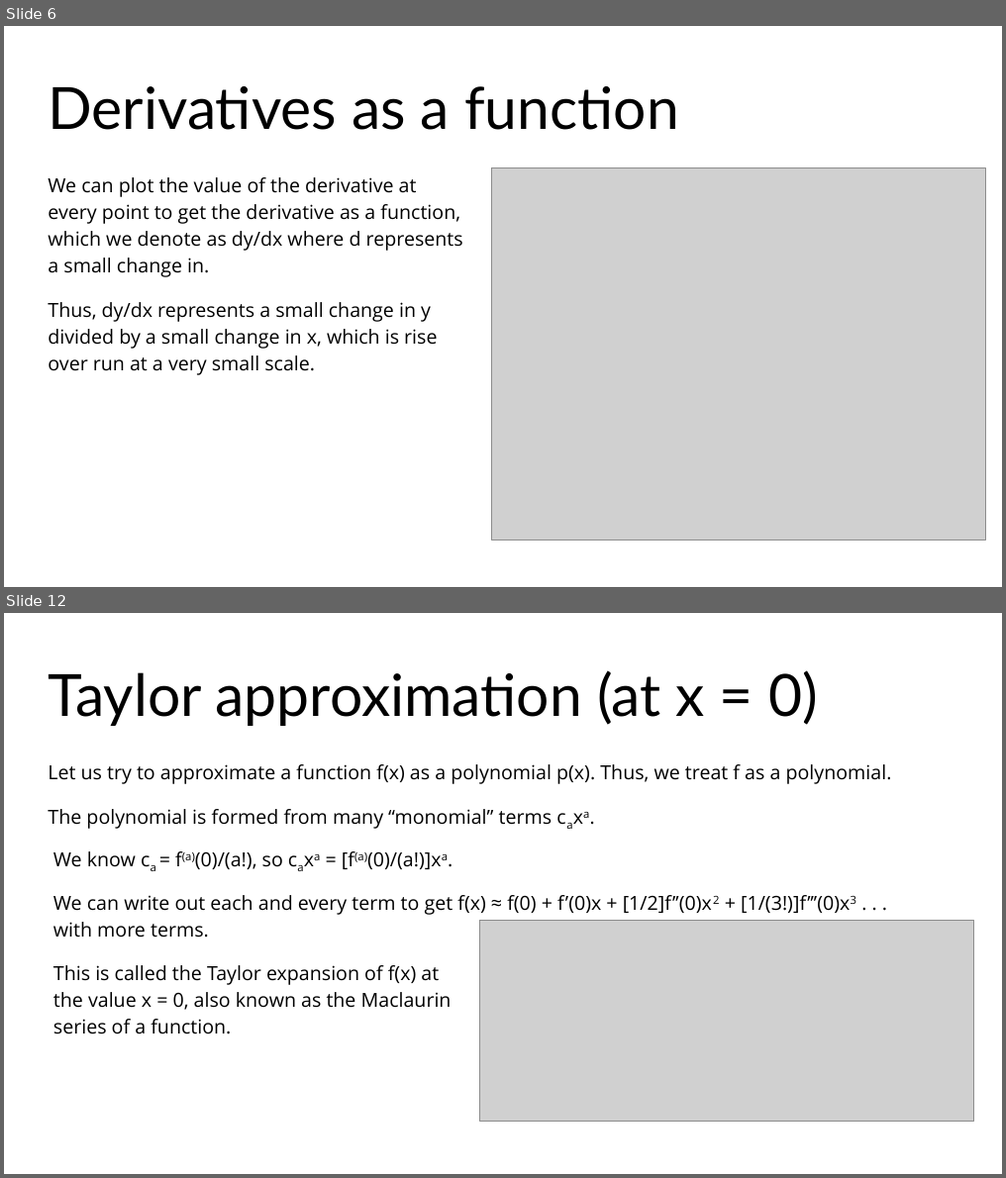
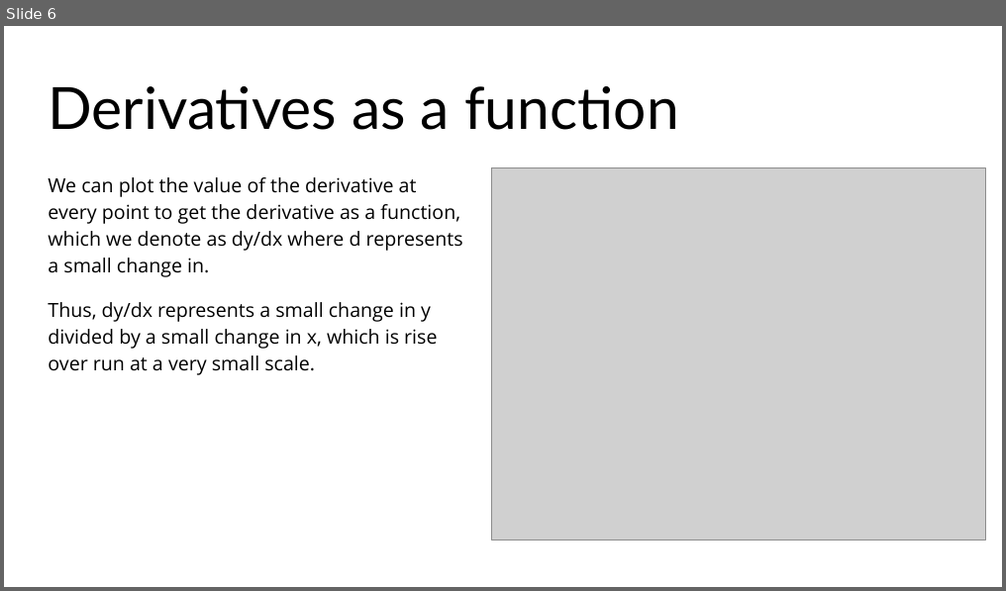
Before and after one commit to Sparks29032/Applied-Math-Website, a slide deck: docs/resources/slides/Survey of Calculus.pptx. Shown one above the other, each under a label of ours: slides 6 and 12 before the commit, slide 6 after it; the slides between them are not shown. The pictures are 1006x1178 and 1006x591 pixels, drawn with LibreOffice and Linux fonts; fonts in the diff are those of the drawing; grey boxes stand for pictures. Boxes give left, top, right and bottom in pixels: in the first picture for what was removed or moved away, otherwise in the second. Text is boxed around its words. In the diff, an @@ line names an element or a change of style, - is before the commit and + after.

```diff
--- a/docs/resources/slides/Survey of Calculus.pptx
+++ b/docs/resources/slides/Survey of Calculus.pptx
@@ slide 12 removed at (x1=4, y1=613, x2=1002, y2=1174), background #FFFFFF @@
@@ title removed at (x1=48, y1=670, x2=818, y2=726) @@
-Taylor approximation (at x = 0)
@@ text removed at (x1=48, y1=764, x2=892, y2=784) @@
-Let us try to approximate a function f(x) as a polynomial p(x). Thus, we treat f as a polynomial.
@@ text removed at (x1=48, y1=809, x2=552, y2=829) @@
-The polynomial is formed from many “monomial” terms caxa.
@@ text removed at (x1=54, y1=852, x2=442, y2=869) @@
-We know ca = f(a)(0)/(a!), so caxa = [f(a)(0)/(a!)]xa.
@@ text removed at (x1=54, y1=895, x2=849, y2=938) @@
-We can write out each and every term to get f(x) ≈ f(0) + f’(0)x + [1/2]f’’(0)x2 + [1/(3!)]f’’’(0)x3 . . . with more terms.
@@ picture removed at (x1=480, y1=920, x2=974, y2=1121) @@
@@ text removed at (x1=54, y1=965, x2=451, y2=1035) @@
-This is called the Taylor expansion of f(x) at the value x = 0, also known as the Maclaurin series of a function.
```
Also in this commit, not shown: 2 slides changed, 7 slides added, 5 other slides removed, 2 other files.
